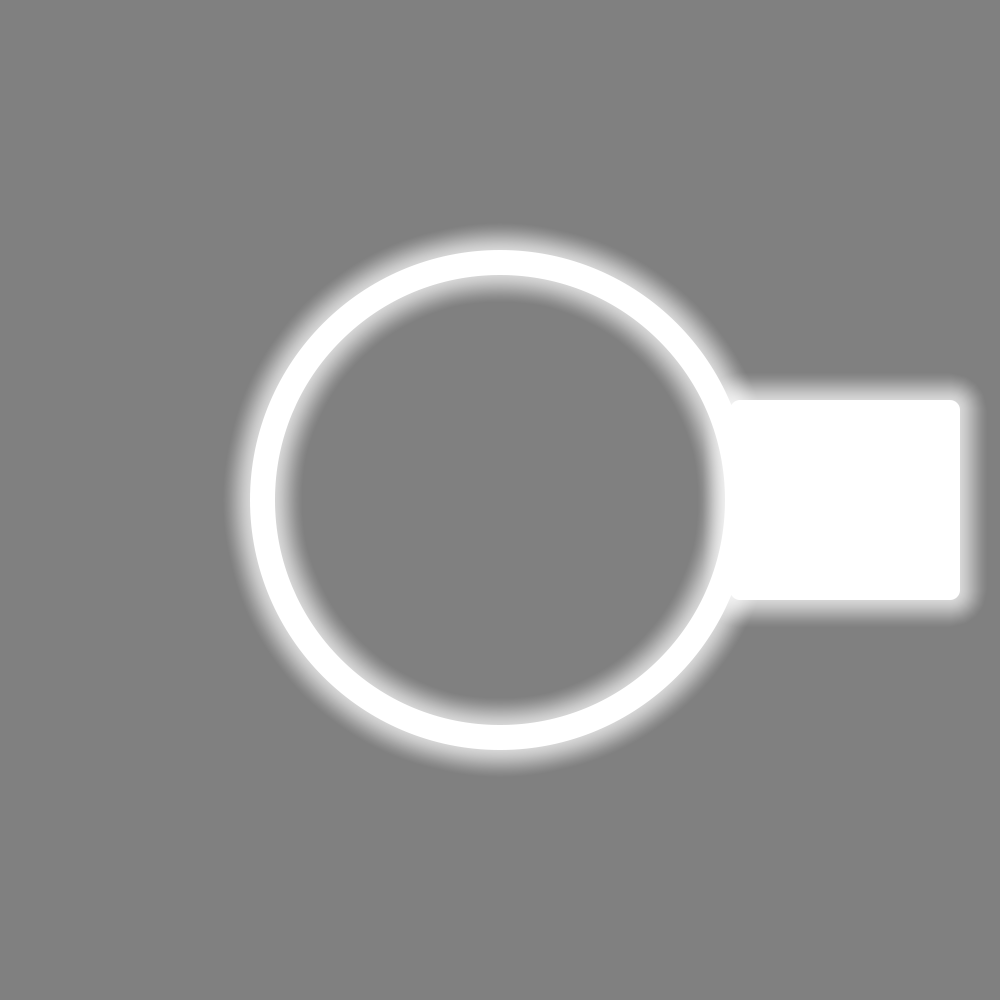
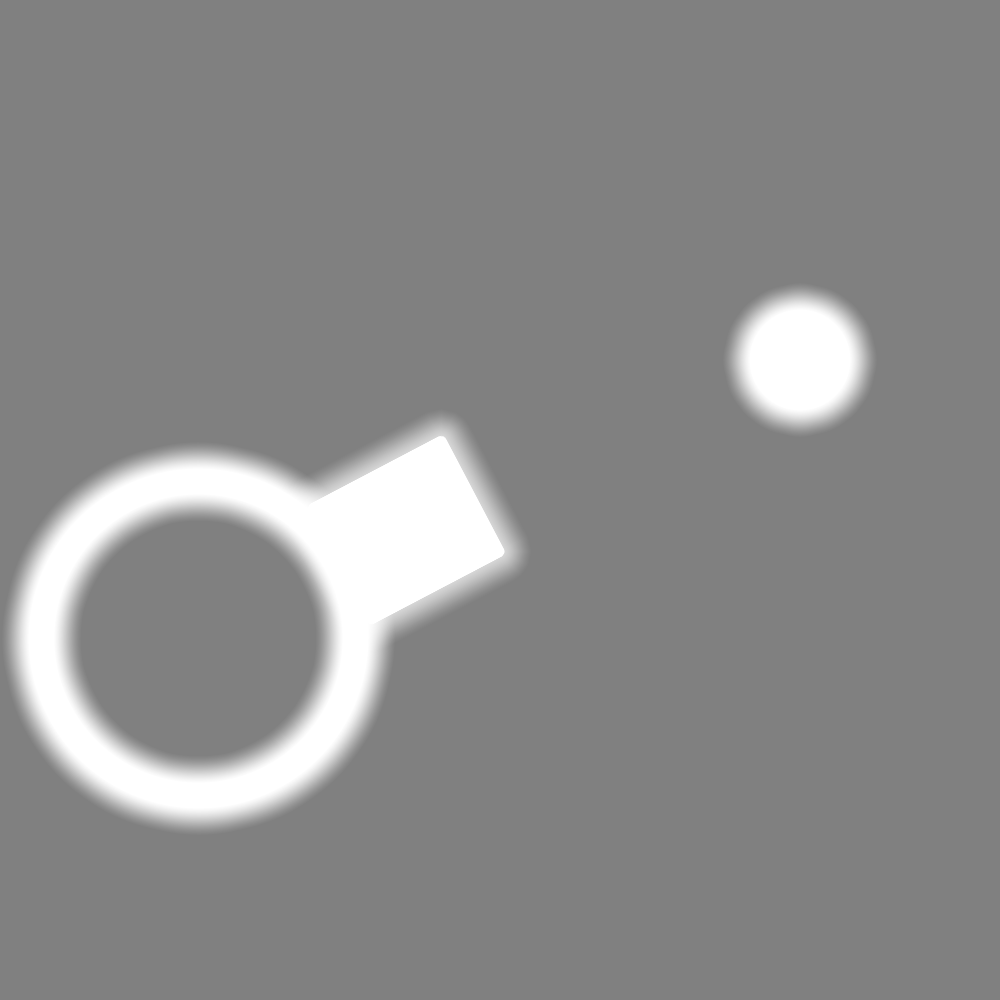
Layered file, before and after one edit (1000x1000). Changes by layer:
added layer "Elipsa 2" above "Prostokąt zaokrąglony 1" over [750, 310, 850, 410]
painted on "Prostokąt zaokrąglony 1" over [307, 400, 960, 625]
painted on "Elipsa 1" over [29, 250, 750, 808]
